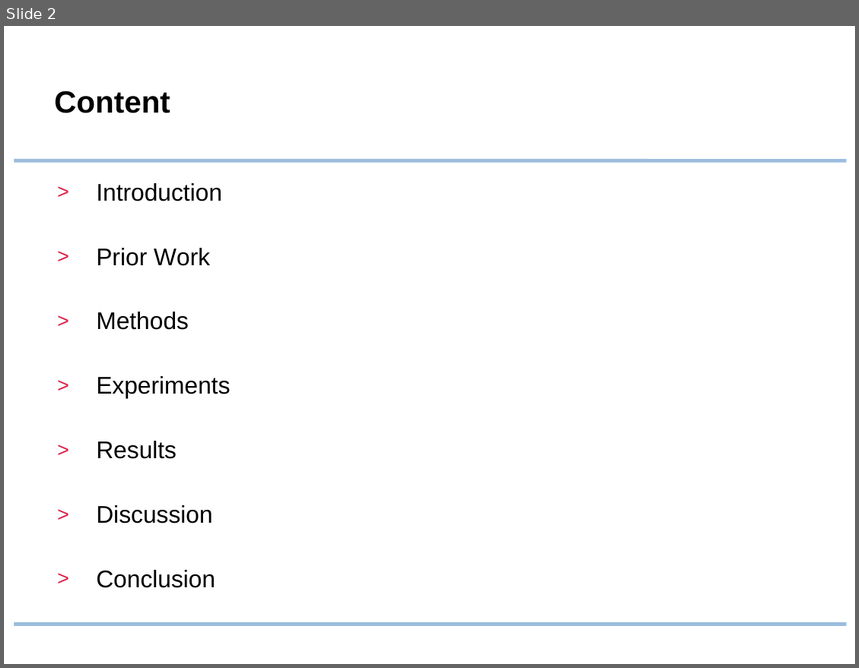
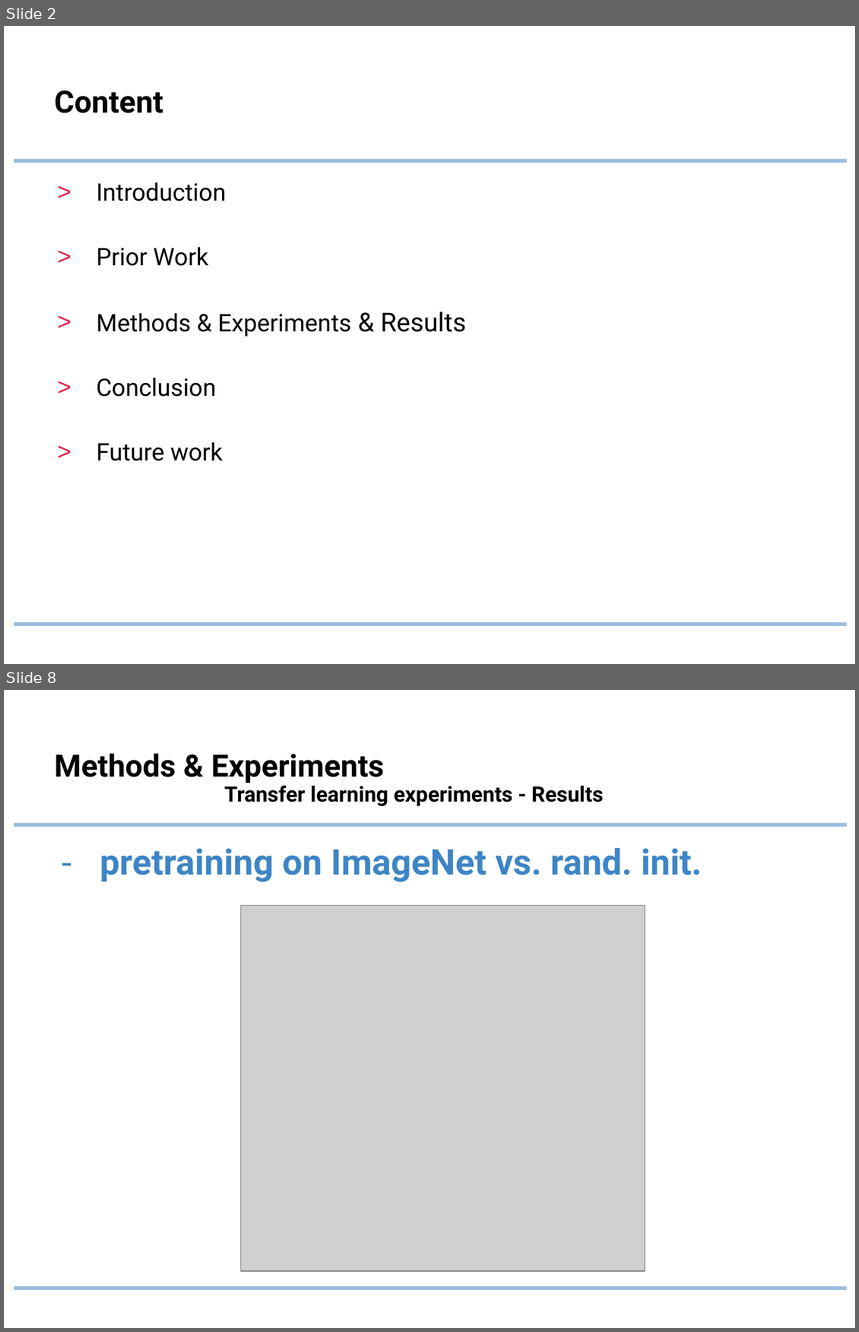
Before and after one commit to lukaszbinden/pediatric-bone-age-prediction, a slide deck: Presentation.pptx. Shown one above the other, each under a label of ours: slide 2 before the commit, slides 2 and 8 after it; the slides between them are not shown. The pictures are 859x668 and 859x1332 pixels, drawn with LibreOffice and Linux fonts; fonts in the diff are those of the drawing; grey boxes stand for pictures; background and template pictures are left out. Boxes give left, top, right and bottom in pixels: in the first picture for what was removed or moved away, otherwise in the second. Text is boxed around its words. In the diff, an @@ line names an element or a change of style, - is before the commit and + after.

```diff
--- a/Presentation.pptx
+++ b/Presentation.pptx
@@ slide 8 added at box(4, 690, 855, 1328), background #FFFFFF; not listed: 2 template elements that a slide beside it also shows @@
@@ title added at box(54, 753, 603, 806), 18 pt, text #000000, bold @@
+Methods & Experiments
+Transfer learning experiments - Results
@@ text added at box(100, 848, 702, 882), 30 pt, text #3D85C6, bold @@
+– pretraining on ImageNet vs. rand. init.
@@ picture added at box(240, 905, 645, 1271) @@
@@ slide 2 changed as well @@
@@ title "Content" at box(54, 91, 164, 113): font Arial to Roboto @@
@@ text at box(96, 183, 226, 397): font Arial to Roboto in "Introduction", "Prior Work", "Conclusion"; less space between paragraphs @@
@@ text at box(96, 312, 467, 337): text changed; font Arial to Roboto @@
-> Methods
-> Experiments
-> Results
-> Discussion
+> Methods & Experiments & Results
@@ text at box(96, 442, 223, 461): paragraph added @@
+> Future work
```
Also in this commit, not shown: 1 other slide changed, 19 other slides added, 8 slides removed.
